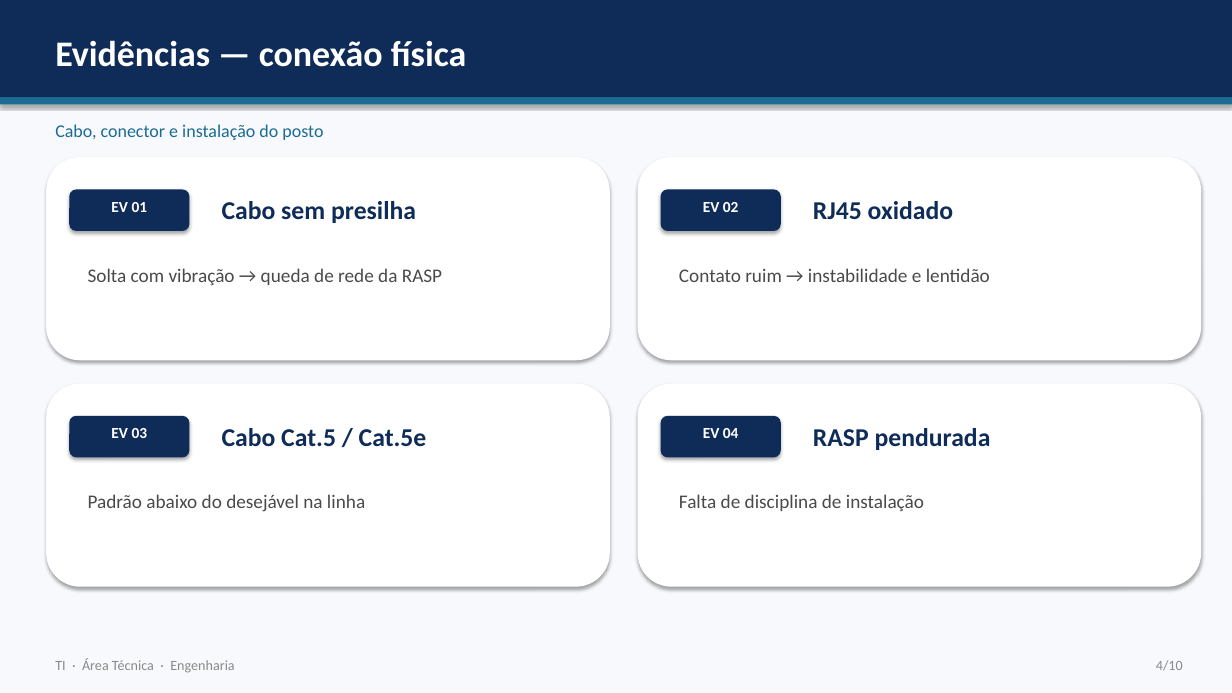
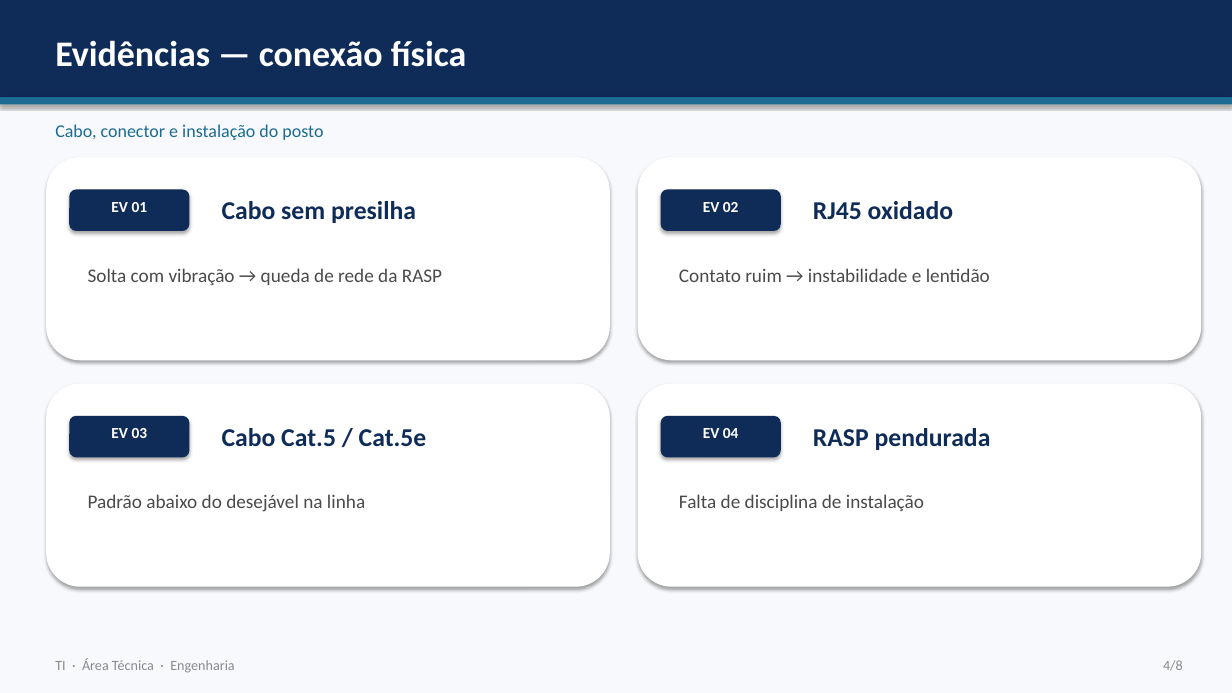
Before and after one commit to matheussilva030499-oss/app-inovation-IA, a slide deck: slide 4 of docs/Apresentacao_Ofensores_Lentidao.pptx. Drawn at 1232x693 pixels with LibreOffice and Linux fonts; fonts in the diff are those of the drawing. Boxes give left, top, right and bottom in pixels: in the first picture for what was removed or moved away, otherwise in the second. Text is boxed around its words. In the diff, an @@ line names an element or a change of style, - is before the commit and + after.

```diff
--- a/docs/Apresentacao_Ofensores_Lentidao.pptx
+++ b/docs/Apresentacao_Ofensores_Lentidao.pptx
@@ text at box(1163, 660, 1183, 671): text changed @@
-4/10
+4/8
```
Also in this commit, not shown: 5 other slides changed, 2 slides removed.
